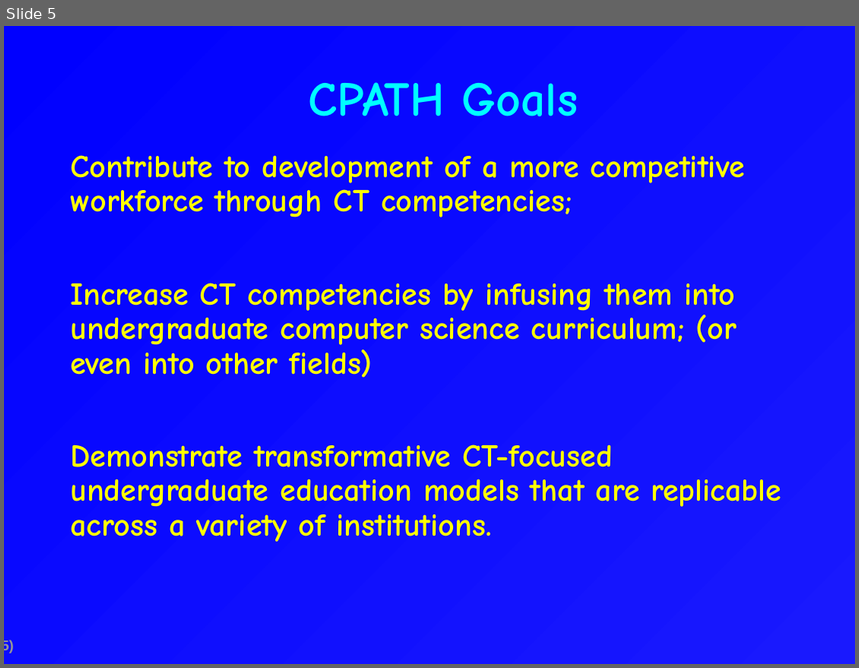
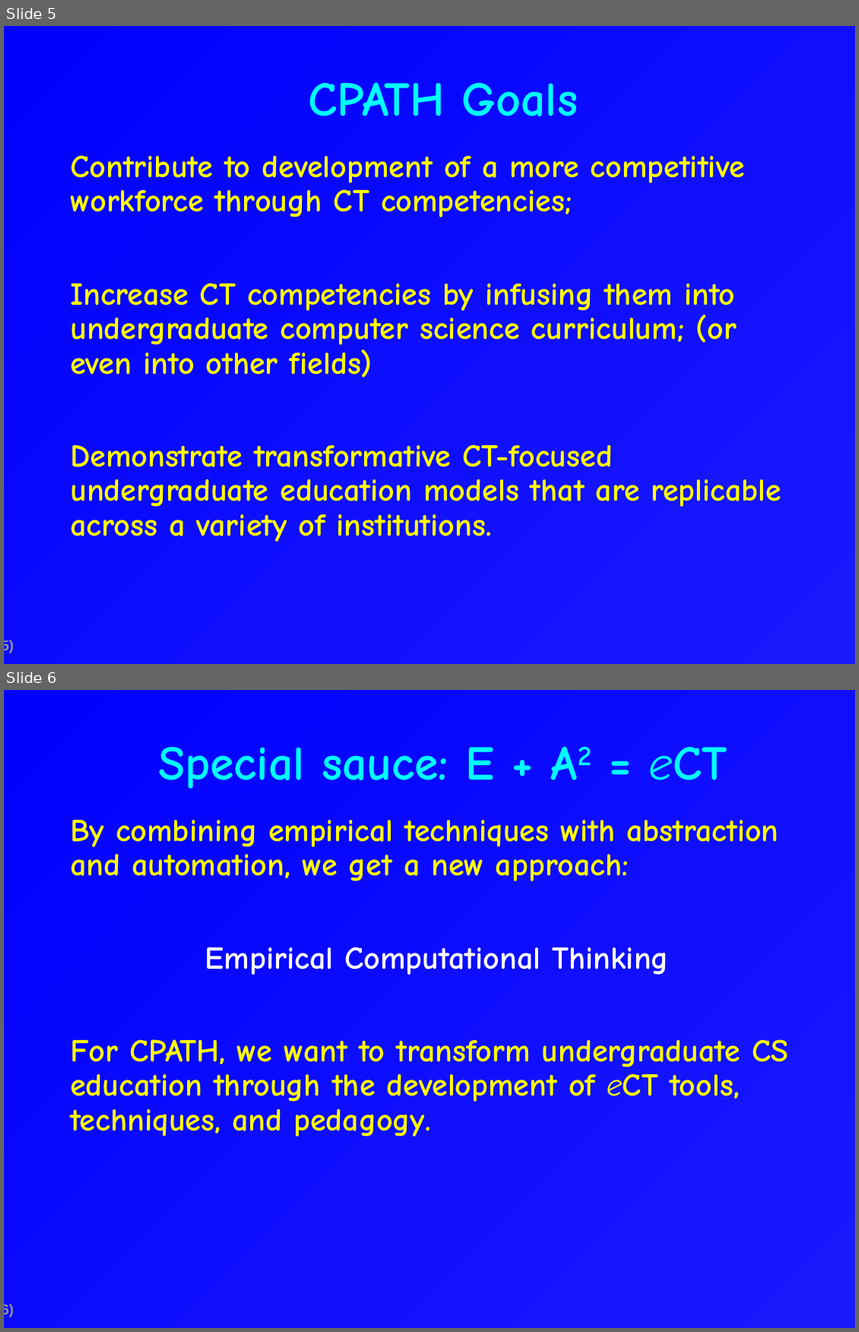
Before and after one commit to csdl/techreports, a slide deck: techreports/09-11/CPATH.Pitch.ppt. Shown one above the other, each under a label of ours: slide 5 before the commit, slides 5 and 6 after it. The pictures are 859x668 and 859x1332 pixels, drawn with LibreOffice and Linux fonts; fonts in the diff are those of the drawing. Boxes give left, top, right and bottom in pixels: in the first picture for what was removed or moved away, otherwise in the second. Text is boxed around its words. In the diff, an @@ line names an element or a change of style, - is before the commit and + after.

```diff
--- a/techreports/09-11/CPATH.Pitch.ppt
+++ b/techreports/09-11/CPATH.Pitch.ppt
@@ slide 6 added at (x1=4, y1=690, x2=855, y2=1328), background gradient #1919FE to #0000FF; not listed: 1 template element that a slide beside it also shows @@
@@ title added at (x1=158, y1=747, x2=728, y2=789), 41 pt, text #00FFFF, bold @@
+Special sauce: E + A2 = eCT
@@ text added at (x1=70, y1=820, x2=788, y2=1137), 27 pt, text #FFFF00, bold @@
+  By combining empirical techniques with abstraction and automation, we get a new approach:
+  Empirical Computational Thinking
+  For CPATH, we want to transform undergraduate CS education through the development of eCT tools, techniques, and pedagogy.
```
Also in this commit, not shown: 2 slides changed, 13 other slides added, 1 slide removed, 1 other file.
